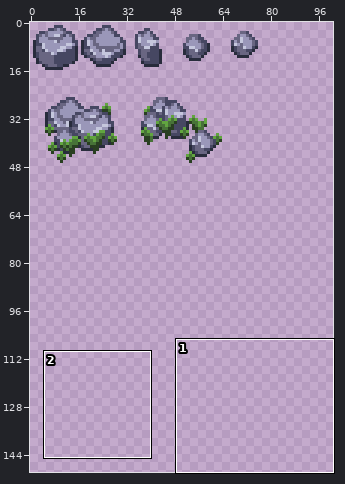
A pixel-art file gets an edit: images/rocks.ase. The picture above shows the old version from afar; the outline marks the close-up.
Close-up. Before:
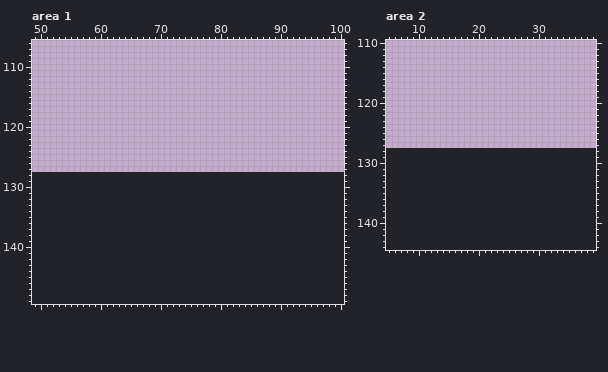
128x128 pixels, 1 frame. Shown: area 1: x 49..100, y 106..149; area 2: x 5..39, y 110..144. The old version is drawn lined up with the new one, on the new canvas. The wide view leaves out empty margins. The commit also changed other parts of the picture, which this record leaves out.
Once edited:
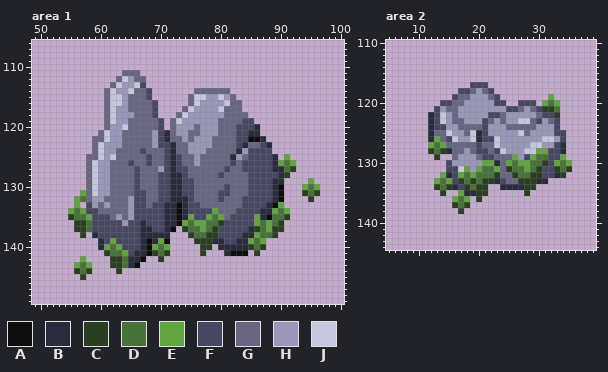
Palette (. is transparent): A #0e0c0c  B #282c3c  C #293f21  D #477238  E #61a53f  F #464762  G #696682  H #9a97b9  J #c5c7dd
Diff:
canvas 128x128 -> 150x150
--- area 1
@@ x 49..100 @@
 110 ....................................................
-111 ....................................................
-112 ....................................................
-113 ....................................................
-114 ....................................................
-115 ....................................................
-116 ....................................................
-117 ....................................................
-118 ....................................................
-119 ....................................................
-120 ....................................................
-121 ....................................................
-122 ....................................................
-123 ....................................................
-124 ....................................................
-125 ....................................................
-126 ....................................................
-127 ....................................................
-128 ....................................................
-129 ....................................................
-130 ....................................................
-131 ....................................................
-132 ....................................................
-133 ....................................................
-134 ....................................................
-135 ....................................................
-136 ....................................................
-137 ....................................................
-138 ....................................................
-139 ....................................................
-140 ....................................................
-141 ....................................................
-142 ....................................................
-143 ....................................................
-144 ....................................................
-145 ....................................................
+111 ...............GGG..................................
+112 ..............GJHGG.................................
+113 .............GJHHJF.................................
+114 ............GJHHJGGF.......GGGGGG...................
+115 ............GJJHGGGF......GJJHHJHG..................
+116 ............GJJHGGGGF.....GJHHHHJGG.................
+117 ............GJHHGGGGF....GJHHHHJGGG.................
+118 ............GJHHHGGGF...GJHHHHHHGGGG................
+119 ............GJHHGGGGGF.GJHHHHHHGGGGFF...............
+120 ............GHHJGGGGGF.GHHHGHHHGGGFFFB..............
+121 ...........GJHHGGGGGHFBGHHGGHHHGGGFFBB..............
+122 ..........GGJHHGGGGGHFBGGHGHHHGGGGFFAAB.............
+123 ..........GJHHHGGGGGHFFBGGHHHHGGGGFBGGFB............
+124 ..........GJHHGGGGFGGGFBGGHHHGGGGGBHFFFF............
+125 .........GGJHJGGGGGFGGFBFGGHGGGGGBHGFFFFB.E.........
+126 .........GJHHGGGFGGFGGFBFGGHGGGGGFGFFFFFBEDE........
+127 .........GJHHGGGGFGGGHFBFFGGGGGGFGGFFFFFBBDC........
+128 .........GJHHGGGGFGGGFFBBFGGGGGFGGGGFFFFFBC.........
+129 .........GJHHGGGGFGGGFFBBFFGGGGGGGGGFFFFBB....E.....
+130 .........GJHHGGGGFGGGFFBBFFGGGGGFGGGFFFFBA...EDE....
+131 ........EGJHHGGGGFFGGFFBBFFGGGGFFGGGFFFFBA...CDC....
+132 .......EDGHHGGGGHFFGGFFBBBFGGGGFGGGFFFFFBA....C.....
+133 .......E.FHGHGGGHFFGFFBBABFFGGGGGGGFFFFBAE..........
+134 ......EDEFFGGGGGHFFFFFBBABFFFFEGGGFFFFBBEDE.........
+135 ......CDDEFFFGHGHFFFFFBBABEFFEDEGFFFFEBADDC.........
+136 .......CCDFFFFFHFFBFFFBBAEDEEDDCFFFFFEDEDC..........
+137 .......CCDFFFFFFFFBBFFBA.CDDEDCFFFFFBCDECC..........
+138 ........C.BFFFFFFFBBBBB...CDDCCFFFFBBEDDC...........
+139 ...........BFEFFFFBABEA....CCCBBFFBBEDE.............
+140 ...........BEDEFFFBAEDE.....CC.BBBBBCDC.............
+141 ............CDDEFBBACDC.....C...BAAA.C..............
+142 ........E....CCDBBA..C..............................
+143 .......EDE...CCDBA..................................
+144 .......CDC....C.....................................
+145 ........C...........................................
 146 ....................................................
--- area 2
@@ x 5..39 @@
 116 ...................................
-117 ...................................
-118 ...................................
-119 ...................................
-120 ...................................
-121 ...................................
-122 ...................................
-123 ...................................
-124 ...................................
-125 ...................................
-126 ...................................
-127 ...................................
-128 ...................................
-129 ...................................
-130 ...................................
-131 ...................................
-132 ...................................
-133 ...................................
-134 ...................................
-135 ...................................
-136 ...................................
-137 ...................................
-138 ...................................
+117 ..............FFF..................
+118 ............FFGHGF.................
+119 ...........FGGHHHGF........E.......
+120 .........FFGGHHHHHFF..FFF.EDE......
+121 ........FHGGHHHHHHHHFFGHGFCCD......
+122 .......BFJHGHHHHHFFGHHHHHGFFC......
+123 .......BFJHGGHHHFGHGHHJJGFHGF......
+124 .......BFFHHGGGGFHHHGGGGGHHHF......
+125 .......BGGJHHGJBFHHHHHJGHHHHFF.....
+126 .......BEGFJHHJBFFJHHHHHHHJJHF.....
+127 .......EDEGGGGGFGGJHHHHHJJHHFB.....
+128 .......CDCBGGHGFFGFJHHHJJEEFFB.....
+129 ........C..GHHHGFFGGGEHFEDDFFE.....
+130 ..........FHHHHHEEBGEDEEDDCFEDE....
+131 ..........FFJEHEDDEGCDDEDCFFCDC....
+132 .........EBFEDEDDDCGGCDDCCFFBC.....
+133 ........EDEFCDCDCCBFGGCCCBB........
+134 ........CDCBFCDCC..BBBBCC..........
+135 .........C..EBBCC......C...........
+136 ...........EDE.C...................
+137 ...........CDC.....................
+138 ............C......................
 139 ...................................
